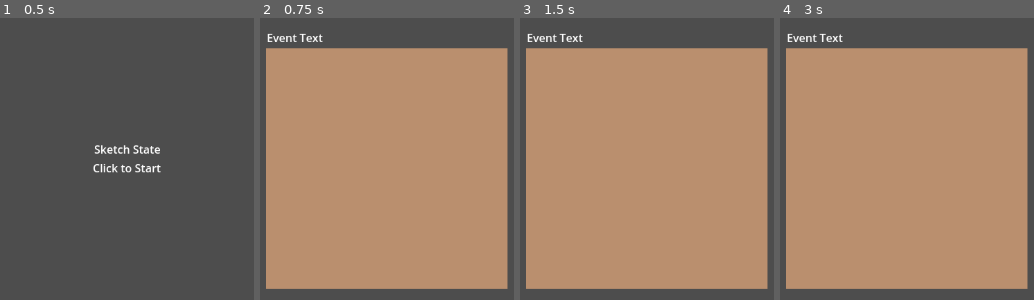
Above: before the commit, frames 1-4 (left to right).
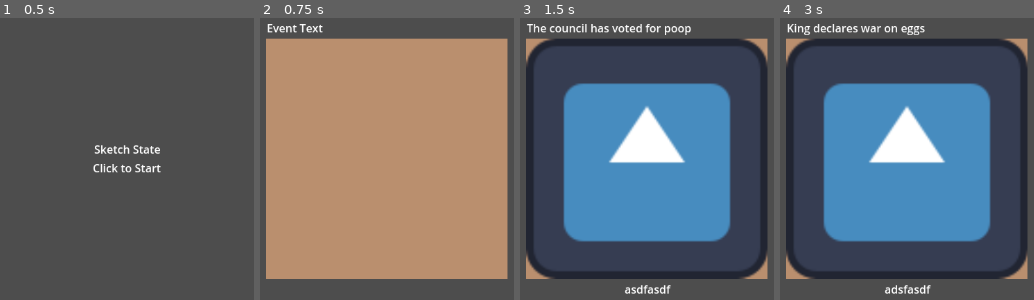
Above: after the commit, the same moments.

Repository: cgo722/Propaganda
Game: Godot game, scene res://MainScene.tscn
Same seed, same stepped clock (60 frames per second), same inputs: the game is played once before the commit and once after it. The engine's default icon, where the game draws it, is replaced by a stand-in: a white triangle on a blue panel in a dark square.
Inputs (mouse positions are in pixels of both pictures, inside the frame that each line leads up to):
- Up to frame 1 (0.5 s): no input
- Up to frame 2 (0.75 s): tap Enter at 0.5 s; click (387, 159) at 0.67 s
- Up to frame 3 (1.5 s): tap Space at 1.25 s; move the mouse to (outside the picture) at 1.27 s; click (outside the picture) at 1.42 s
- Up to frame 4 (3 s): tap Enter at 2 s; move the mouse to (988, 60) at 2.02 s; click (988, 60) at 2.17 s; tap Space at 2.75 s; move the mouse to (866, 249) at 2.77 s; click (866, 249) at 2.92 s

Frame 1 is identical in both runs. In frame 2, 7.6% of the frame differs, in the area x 2-98%, y 2-97%; in frame 3, 85%, in the area x 2-98%, y 2-98%; in frame 4, 85%.

Commit message:
Working on spawning in drawing area when a poster event is called

Diff:
--- a/Gamemanager.gd
+++ b/Gamemanager.gd
@@ -103,9 +103,46 @@
 		push_error("event_ui_scene is not assigned.")
 		return
 	var event_ui = event_ui_scene.instantiate()
+	event_ui.name = "EventUI"
 	add_child(event_ui)
 	if player_resource:
 		print("Loaded player resource:", player_resource)
 	else:
 		push_error("player_resource is not assigned.")
+
 	set_state(GameState.PLAYING)
+
+func _on_screen_clicked():
+	if preloaded_poster_events.is_empty() and preloaded_council_events.is_empty():
+		preload_random_events()
+
+	var next_event: Resource = null
+
+	if randi() % 2 == 0 and not preloaded_poster_events.is_empty():
+		next_event = preloaded_poster_events.pop_front()
+	elif not preloaded_council_events.is_empty():
+		next_event = preloaded_council_events.pop_front()
+	elif not preloaded_poster_events.is_empty():
+		next_event = preloaded_poster_events.pop_front()
+
+	var event_ui = get_node("EventUI") # Assumes EventUI node name
+	if next_event and event_ui and event_ui.has_method("display_scenario"):
+		event_ui.display_scenario(next_event)
+
+		if next_event.has_method("is_poster") and next_event.is_poster:
+			event_ui.anchor_right = 1.0
+			event_ui.anchor_bottom = 0.3
+			event_ui.margin_left = 0
+			event_ui.margin_top = 0
+			event_ui.margin_right = 400
+			event_ui.margin_bottom = 200
+
+			if canvas_scene:
+				var canvas = canvas_scene.instantiate()
+				add_child(canvas)
+			else:
+				push_error("canvas_scene is not assigned.")
+
+func _input(event):
+	if event is InputEventMouseButton and event.pressed:
+		_on_screen_clicked()
--- a/MainScene.tscn
+++ b/MainScene.tscn
@@ -1,14 +1,18 @@
-[gd_scene load_steps=6 format=3 uid="uid://b80w8xfo5xyax"]
+[gd_scene load_steps=8 format=3 uid="uid://b80w8xfo5xyax"]
 
 [ext_resource type="Script" uid="uid://dtkq4iryfab8v" path="res://Gamemanager.gd" id="1_3mqji"]
 [ext_resource type="PackedScene" uid="uid://dpvj5c0rs5yt7" path="res://Scenes/UI/Main Menu.tscn" id="2_rpqi1"]
 [ext_resource type="Resource" uid="uid://drw0t80ih0s4o" path="res://Player.tres" id="2_uxrcv"]
 [ext_resource type="PackedScene" uid="uid://bwucweamgsob8" path="res://Scenes/Drawing/Drawing Canvas.tscn" id="2_x4av3"]
 [ext_resource type="PackedScene" uid="uid://dcfxn6v5w7xo4" path="res://Scenes/Events/EventUI.tscn" id="3_rf2cd"]
+[ext_resource type="Resource" uid="uid://bvk8i2whi6rs3" path="res://Scenes/Events/Poster Event/Regular Posters/Regular 1.tres" id="4_a814b"]
+[ext_resource type="Resource" uid="uid://d35ih733a48yq" path="res://Scenes/Events/Council Event/Council 1.tres" id="5_5crlr"]
 
 [node name="Gamemanager" type="Node"]
 script = ExtResource("1_3mqji")
 player_resource = ExtResource("2_uxrcv")
 event_ui_scene = ExtResource("3_rf2cd")
+poster_events = Array[Resource]([ExtResource("4_a814b")])
+council_events = Array[Resource]([ExtResource("5_5crlr")])
 main_menu_scene = ExtResource("2_rpqi1")
 canvas_scene = ExtResource("2_x4av3")
--- /dev/null
+++ b/Scenes/Events/Council Event/Council 1.tres
@@ -0,0 +1,15 @@
+[gd_resource type="Resource" script_class="ScenarioResource" load_steps=3 format=3 uid="uid://d35ih733a48yq"]
+
+[ext_resource type="Texture2D" uid="uid://dtpi7cehtmo4l" path="res://icon.svg" id="1_khstm"]
+[ext_resource type="Script" uid="uid://c5vcbbjy3h0rm" path="res://Scenes/Events/ScenarioResource.gd" id="1_xur8l"]
+
+[resource]
+script = ExtResource("1_xur8l")
+title = "The council has voted for poop"
+body_text = "asdfasdf"
+is_poster = false
+tags = Array[String]([])
+requirements = Array[String]([])
+effects = {}
+image = ExtResource("1_khstm")
+metadata/_custom_type_script = "uid://c5vcbbjy3h0rm"
--- a/Scenes/Events/EventUI.tscn
+++ b/Scenes/Events/EventUI.tscn
@@ -5,7 +5,7 @@
 [sub_resource type="StyleBoxFlat" id="StyleBoxFlat_mjc3n"]
 bg_color = Color(0.728883, 0.561414, 0.431656, 1)
 
-[node name="EventUi" type="Control" node_paths=PackedStringArray("title_label", "image_texture")]
+[node name="EventUi" type="Control" node_paths=PackedStringArray("title_label", "body_label", "image_texture")]
 layout_mode = 3
 anchors_preset = 15
 anchor_right = 1.0
@@ -14,6 +14,7 @@
 grow_vertical = 2
 script = ExtResource("1_q7aap")
 title_label = NodePath("VBoxContainer/Label")
+body_label = NodePath("VBoxContainer/Label2")
 image_texture = NodePath("VBoxContainer/Panel/TextureRect")
 
 [node name="VBoxContainer" type="VBoxContainer" parent="."]
@@ -47,3 +48,7 @@
 anchor_bottom = 1.0
 grow_horizontal = 2
 grow_vertical = 2
+
+[node name="Label2" type="Label" parent="VBoxContainer"]
+layout_mode = 2
+horizontal_alignment = 1
--- a/Scenes/Events/Poster Event/Regular Posters/Regular 1.tres
+++ b/Scenes/Events/Poster Event/Regular Posters/Regular 1.tres
@@ -1,13 +1,15 @@
-[gd_resource type="Resource" script_class="ScenarioResource" load_steps=2 format=3 uid="uid://bvk8i2whi6rs3"]
+[gd_resource type="Resource" script_class="ScenarioResource" load_steps=3 format=3 uid="uid://bvk8i2whi6rs3"]
 
+[ext_resource type="Texture2D" uid="uid://dtpi7cehtmo4l" path="res://icon.svg" id="1_5jlyb"]
 [ext_resource type="Script" uid="uid://c5vcbbjy3h0rm" path="res://Scenes/Events/ScenarioResource.gd" id="1_otc4d"]
 
 [resource]
 script = ExtResource("1_otc4d")
-title = ""
-body_text = ""
+title = "King declares war on eggs"
+body_text = "adsfasdf"
 is_poster = true
 tags = Array[String]([])
 requirements = Array[String]([])
 effects = {}
+image = ExtResource("1_5jlyb")
 metadata/_custom_type_script = "uid://c5vcbbjy3h0rm"
--- a/Scenes/Events/event_ui.gd
+++ b/Scenes/Events/event_ui.gd
@@ -7,19 +7,20 @@
 @onready var game_manager = get_tree().get_root().get_node("Gamemanager") # Adjust path if needed
 
 func get_available_scenarios() -> Array:
-    if game_manager and game_manager.has_method("get_scenarios"):
-        return game_manager.get_scenarios()
-    return []
+	if game_manager and game_manager.has_method("get_scenarios"):
+		return game_manager.get_scenarios()
+	return []
 
 func display_scenario(scenario: Resource) -> void:
-    if scenario:
-        if title_label and body_label:
-            title_label.text = scenario.title
-            body_label.text = scenario.body_text
-        else:
-            push_error("TitleLabel or BodyLabel not properly assigned.")
+	if scenario:
+		print("Displaying scenario:", scenario.title)
+		if title_label and body_label:
+			title_label.text = scenario.title
+			body_label.text = scenario.body_text
+		else:
+			push_error("TitleLabel or BodyLabel not properly assigned.")
 
-        if image_texture and scenario.has_property("image"):
-            image_texture.texture = scenario.image
-        elif image_texture:
-            image_texture.texture = null  # Clear image if none provided
+		if image_texture and scenario.image:
+			image_texture.texture = scenario.image
+		elif image_texture:
+			image_texture.texture = null  # Clear image if none provided
